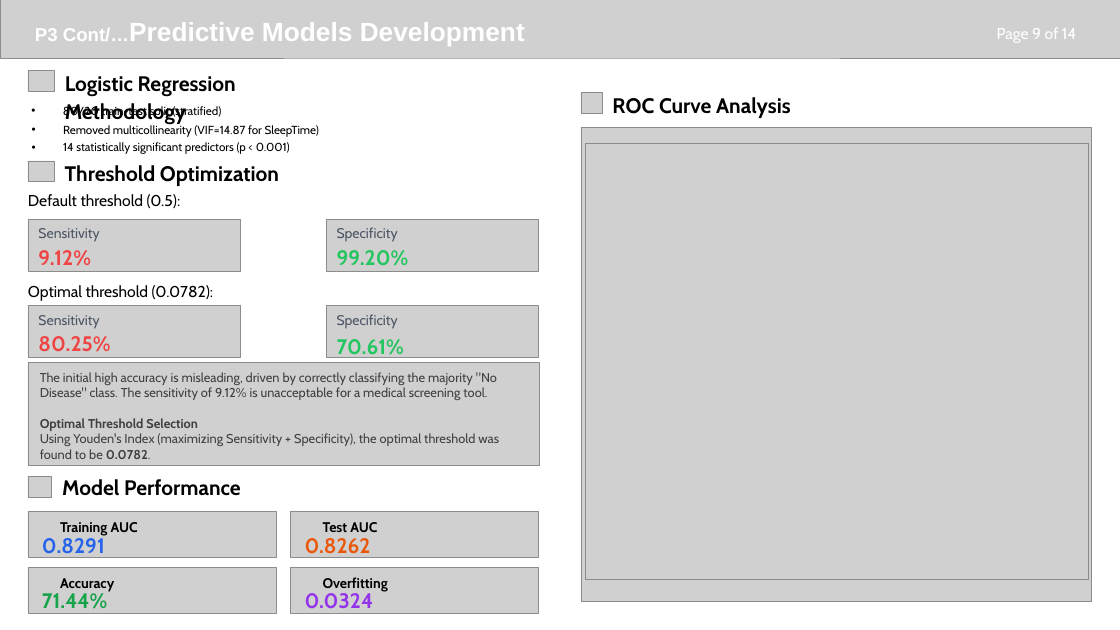
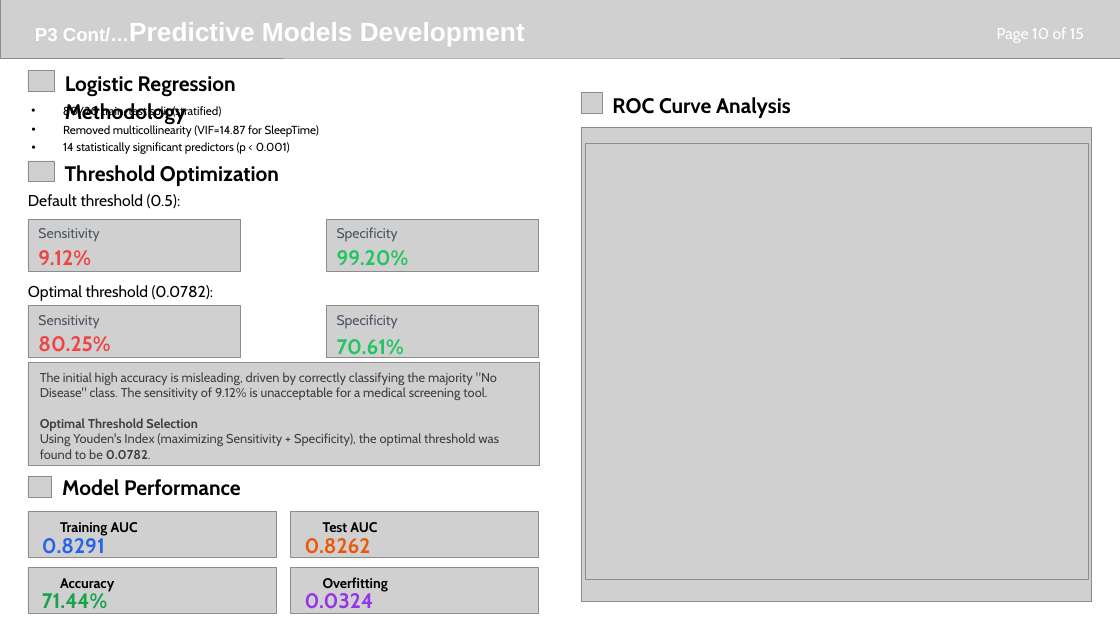
Before and after one commit to kochezz/heart-disease-prediction-BLR, a slide deck: slide 10 of reports/Heart Disease Prediction_ Data Analytics Project.pptx (slide 9 before the commit). Drawn at 1120x630 pixels with LibreOffice and Linux fonts; fonts in the diff are those of the drawing; grey boxes stand for pictures; background and template pictures are left out. Boxes give left, top, right and bottom in pixels: in the first picture for what was removed or moved away, otherwise in the second. Text is boxed around its words. In the diff, an @@ line names an element or a change of style, - is before the commit and + after.

```diff
--- a/reports/Heart Disease Prediction_ Data Analytics Project.pptx
+++ b/reports/Heart Disease Prediction_ Data Analytics Project.pptx
@@ text at [997,28,1084,43]: text changed @@
-Page 9 of 14
+Page 10 of 15
```
Also in this commit, not shown: 11 other slides changed, 1 slide added, 1 other file.
